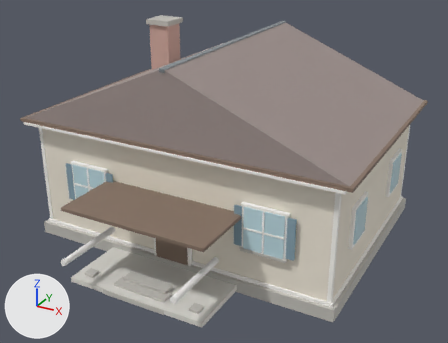
One commit to the glTF model public/builder-assets/openlife/house_founders.glb: the scene before it, then after it.
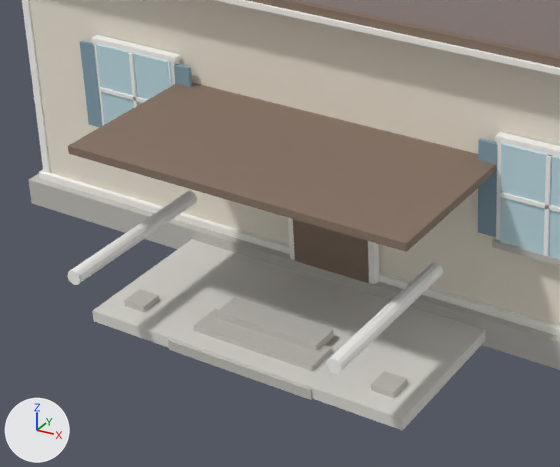
Each version is shown whole from a camera (50 mm lens) standing at (10.67, -20.08, 12.11) and looking at (0.46, -1.51, 2.83), then close up on the part from 7% to 60% of the width and 43% to 100% of the height. The axes (+X, +Y, +Z) are drawn at lower left. The lights are the same throughout. The older version's two pictures come first.

The first close-up shows 'p000', 'p001', 'p002', 'p003', 'p004', 'p006', 'p007', 'p008', 'p009', 'p013', 'p014', 'p016', 'p020', 'p028' and 18 more.
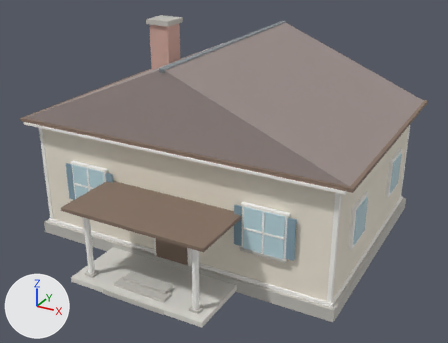
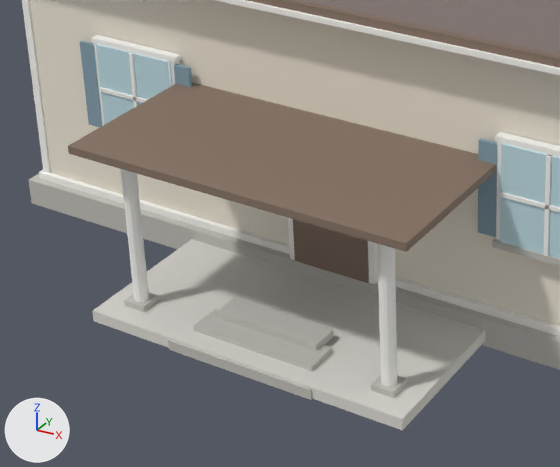
Patch to the scene script:
```diff
--- a/public/builder-assets/openlife/house_founders.glb.py
+++ b/public/builder-assets/openlife/house_founders.glb.py
@@ ob_p008 @@
 ob_p008 = bpy.data.objects.new('p008', me_geometry_8)
-ob_p008.location = (0.0, 0.0, 0.0)
+ob_p008.location = (0.0, -4.9, 7.7)
+ob_p008.rotation_euler = (1.571, 0.0, 0.0)  # degrees (90, 0, 0)
@@ ob_p009 @@
 ob_p009 = bpy.data.objects.new('p009', me_geometry_9)
-ob_p009.location = (0.0, 0.0, 0.0)
+ob_p009.location = (0.0, -4.9, 7.7)
+ob_p009.rotation_euler = (1.571, 0.0, 0.0)  # degrees (90, 0, 0)
```

Boxes (x1, y1, x2, y2) around the edits, measured in the close-ups (560 x 467 px):
'p009', moved, turned: before (326, 263, 443, 374); after (377, 244, 397, 387)
'p008', moved, turned: before (67, 191, 197, 285); after (121, 169, 149, 302)
